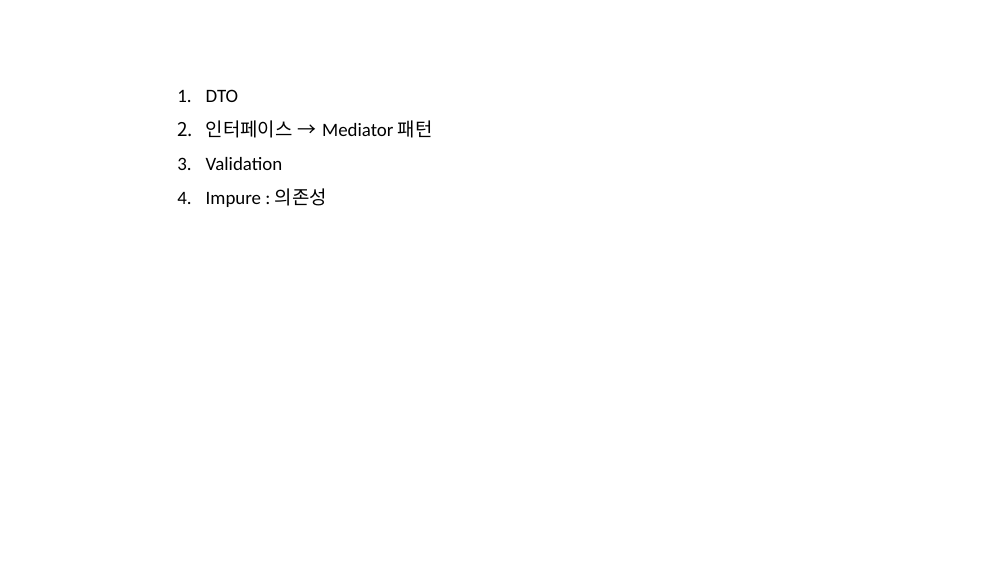
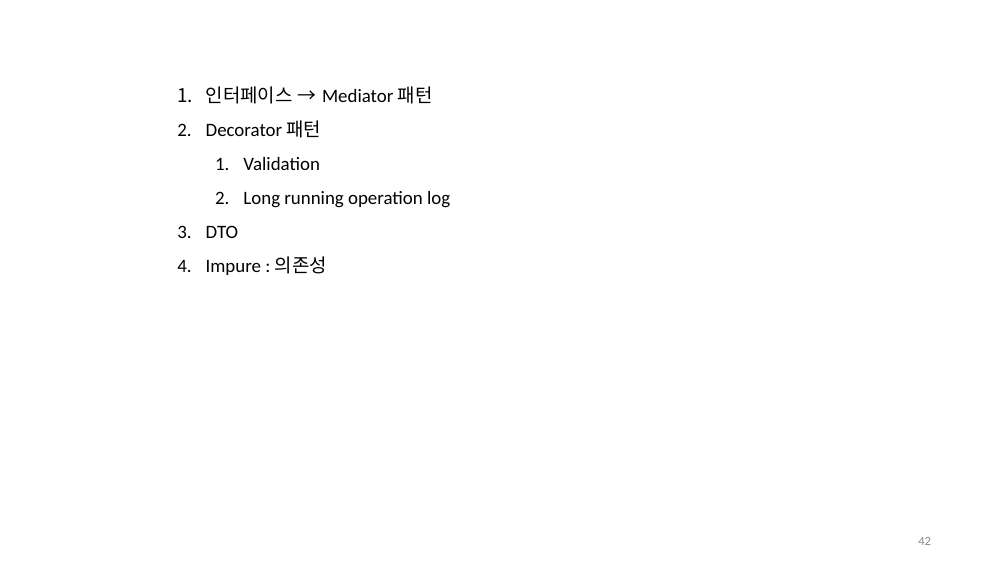
Before and after one commit to hhko/ArchDdd, a slide deck: slide 42 of README.pptx (slide 41 before the commit). Drawn at 1008x567 pixels with LibreOffice and Linux fonts; fonts in the diff are those of the drawing. Boxes give left, top, right and bottom in pixels: in the first picture for what was removed or moved away, otherwise in the second. Text is boxed around its words. In the diff, an @@ line names an element or a change of style, - is before the commit and + after.

```diff
--- a/README.pptx
+++ b/README.pptx
@@ text at [206,86,450,208]: paragraphs added @@
+1. 인터페이스 → Mediator 패턴
+2. Decorator 패턴
+  1. Validation
+  2. Long running operation log
@@ text at [206,120,433,170]: paragraphs removed @@
-2. 인터페이스 → Mediator 패턴
-3. Validation
@@ page number added at [918,537,931,545], 12 pt, text #8C8C8C @@
+42
```
Also in this commit, not shown: 55 other slides changed, 3 slides added, 1 slide removed, 3 other files.
